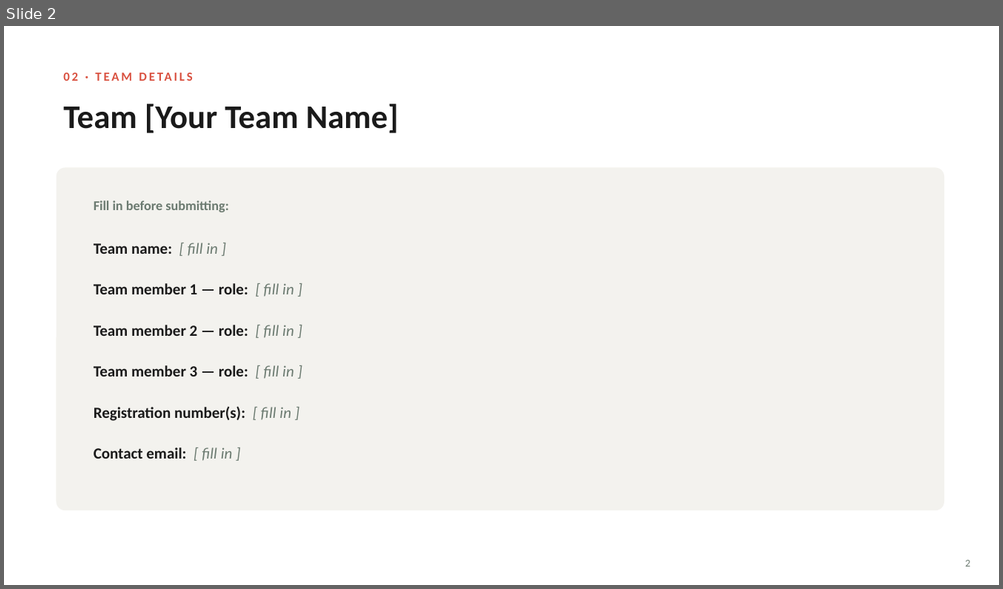
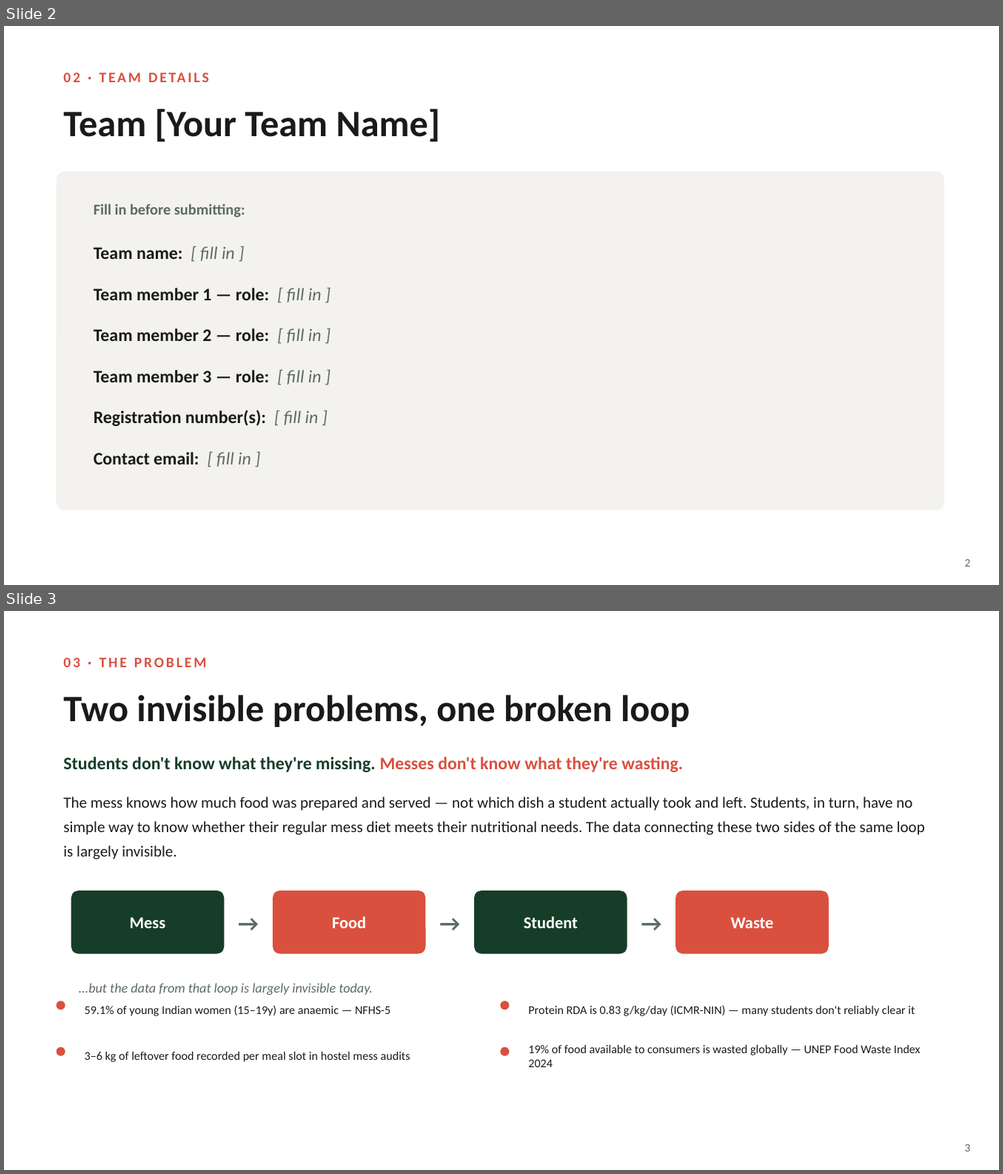
Before and after one commit to Coder1234a/ThaliMetrics, a slide deck: docs/ThaliMetrics_Pitch.pptx. Shown one above the other, each under a label of ours: slide 2 before the commit, slides 2 and 3 after it. The pictures are 1003x589 and 1003x1174 pixels, drawn with LibreOffice and Linux fonts; fonts in the diff are those of the drawing. Boxes give left, top, right and bottom in pixels: in the first picture for what was removed or moved away, otherwise in the second. Text is boxed around its words. In the diff, an @@ line names an element or a change of style, - is before the commit and + after.

```diff
--- a/docs/ThaliMetrics_Pitch.pptx
+++ b/docs/ThaliMetrics_Pitch.pptx
@@ slide 3 added at bbox=[4, 611, 999, 1170], background #FFFFFF @@
@@ text added at bbox=[63, 658, 207, 667], 14 pt, text #D9503F, bold @@
+03 · THE PROBLEM
@@ text added at bbox=[63, 695, 689, 727], 36 pt, text #1A1A1A, bold @@
+Two invisible problems, one broken loop
@@ text added at bbox=[63, 757, 683, 772], 17 pt, text #163D28, bold @@
+Students don't know what they're missing. Messes don't know what they're wasting.
@@ text added at bbox=[63, 797, 925, 860], 15 pt, text #1A1A1A @@
+The mess knows how much food was prepared and served — not which dish a student actually took and left. Students, in turn, have no simple way to know whether their regular mess diet meets their nutritional needs. The data connecting these two sides of the same loop is largely invisible.
@@ rounded rectangle added at bbox=[71, 891, 224, 954], fill #163D28 @@
@@ text added at bbox=[224, 891, 273, 954], 22 pt, text #5C6B62, bold @@
+→
@@ rounded rectangle added at bbox=[273, 891, 426, 954], fill #D9503F @@
@@ text added at bbox=[426, 891, 474, 954], 22 pt, text #5C6B62, bold @@
+→
@@ rounded rectangle added at bbox=[474, 891, 627, 954], fill #163D28 @@
@@ text added at bbox=[627, 891, 675, 954], 22 pt, text #5C6B62, bold @@
+→
@@ rounded rectangle added at bbox=[675, 891, 828, 954], fill #D9503F @@
@@ text added at bbox=[130, 917, 166, 928], 16 pt, text #FFFFFF, bold @@
+Mess
@@ text added at bbox=[332, 917, 366, 928], 16 pt, text #FFFFFF, bold @@
+Food
@@ text added at bbox=[523, 917, 578, 928], 16 pt, text #FFFFFF, bold @@
+Student
@@ text added at bbox=[731, 917, 774, 928], 16 pt, text #FFFFFF, bold @@
+Waste
@@ text added at bbox=[79, 983, 373, 995], 13 pt, text #5C6B62, italic @@
+...but the data from that loop is largely invisible today.
@@ ellipse added at bbox=[57, 1001, 65, 1010], fill #D9503F @@
@@ text added at bbox=[85, 1005, 390, 1017], 11.5 pt, text #1A1A1A @@
+59.1% of young Indian women (15–19y) are anaemic — NFHS-5
@@ ellipse added at bbox=[500, 1001, 509, 1010], fill #D9503F @@
@@ text added at bbox=[528, 1005, 914, 1017], 11.5 pt, text #1A1A1A @@
+Protein RDA is 0.83 g/kg/day (ICMR-NIN) — many students don't reliably clear it
@@ ellipse added at bbox=[57, 1048, 65, 1056], fill #D9503F @@
@@ text added at bbox=[85, 1051, 410, 1062], 11.5 pt, text #1A1A1A @@
+3–6 kg of leftover food recorded per meal slot in hostel mess audits
@@ ellipse added at bbox=[500, 1048, 509, 1056], fill #D9503F @@
@@ text added at bbox=[528, 1045, 920, 1068], 11.5 pt, text #1A1A1A @@
+19% of food available to consumers is wasted globally — UNEP Food Waste Index 2024
@@ text added at bbox=[965, 1145, 970, 1152], 11 pt, text #5C6B62 @@
+3
@@ slide 2 changed as well @@
@@ text "02 · TEAM DETAILS" at bbox=[63, 112, 146, 137]: size 12 to 14 pt @@
@@ text "Team [Your Team Name]" at bbox=[155, 109, 441, 142]: size 32 to 36 pt @@
@@ rounded rectangle: place and size @@
-rounded rectangle at bbox=[57, 168, 944, 511]
+rounded rectangle at bbox=[57, 172, 944, 511]
@@ text "Fill in before submitting:" at bbox=[94, 204, 245, 218]: size 13 to 14.5 pt, text colour #6B7A70 to #5C6B62 @@
@@ size 15 to 17 pt; text colour #6B7A70 to #5C6B62 in "[ fill in ]" in 6 elements at bbox=[94, 247, 235, 261], bbox=[94, 288, 321, 303], bbox=[94, 329, 321, 343], bbox=[94, 370, 321, 385], bbox=[94, 410, 318, 426], bbox=[94, 452, 251, 467] @@
@@ text "2" at bbox=[965, 560, 970, 567]: size 10 to 11 pt, text colour #6B7A70 to #5C6B62 @@
```
Also in this commit, not shown: 6 other slides changed, 5 other slides added, 4 slides removed, 4 other files.
